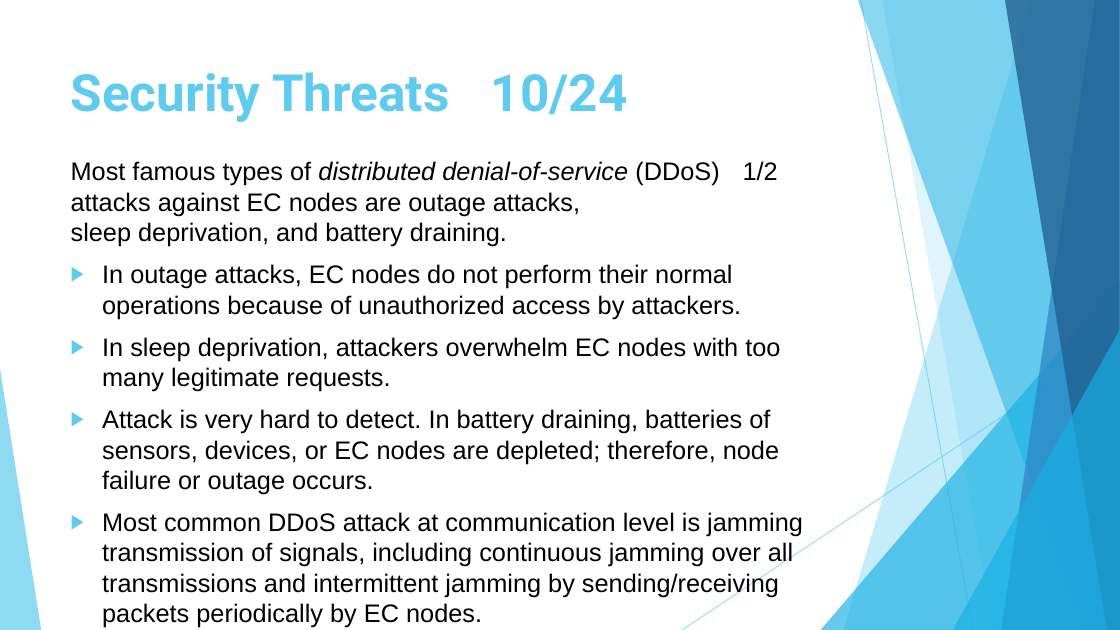
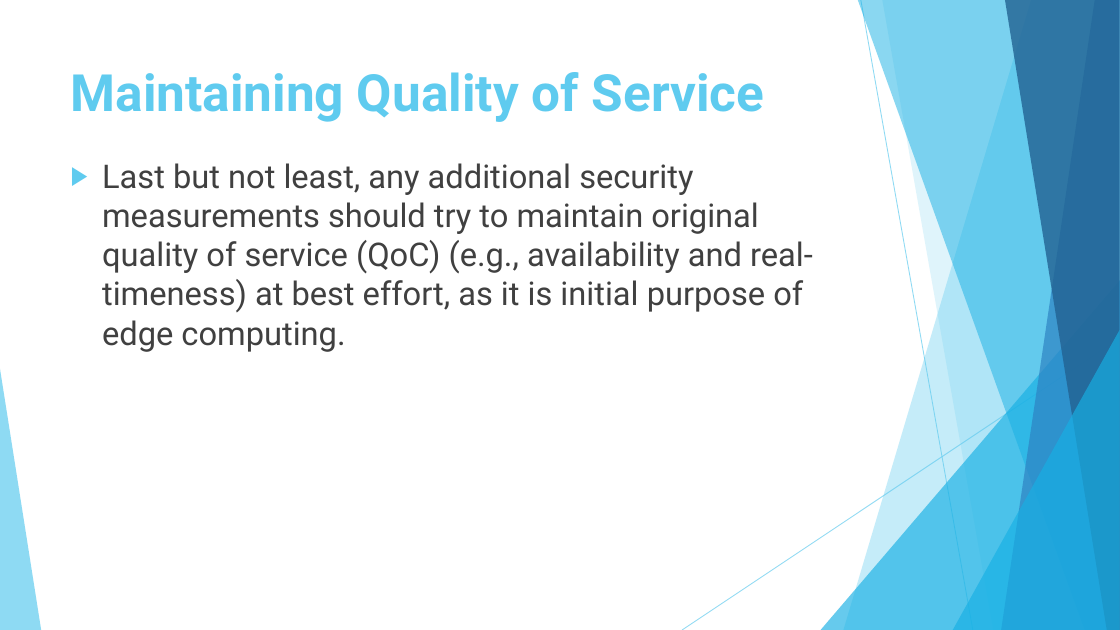
Before and after one commit to s2n-cnit/phd-stiet-cyber-security-approaches-cloud-edge-environments, a slide deck: slide 16 of slides/slides-4.pptx (slide 13 before the commit). Drawn at 1120x630 pixels with LibreOffice and Linux fonts; fonts in the diff are those of the drawing; background and template pictures are left out. Boxes give left, top, right and bottom in pixels: in the first picture for what was removed or moved away, otherwise in the second. Text is boxed around its words. In the diff, an @@ line names an element or a change of style, - is before the commit and + after.

```diff
--- a/slides/slides-4.pptx
+++ b/slides/slides-4.pptx
@@ title at [71, 72, 764, 122]: text changed @@
-Security Threats 10/24
+Maintaining Quality of Service
@@ text at [102, 163, 813, 352]: text changed; size 21.7 to 28 pt; font Arial to Roboto; text colour #000000 to #404040 @@
-Most famous types of distributed denial-of-service (DDoS) 1/2
-attacks against EC nodes are outage attacks,
-sleep deprivation, and battery draining.
-▶ In outage attacks, EC nodes do not perform their normal operations because of unauthorized access by attackers.
-▶ In sleep deprivation, attackers overwhelm EC nodes with too many legitimate requests.
-▶ Attack is very hard to detect. In battery draining, batteries of sensors, devices, or EC nodes are depleted; therefore, node failure or outage occurs.
-▶ Most common DDoS attack at communication level is jamming transmission of signals, including continuous jamming over all transmissions and intermittent jamming by sending/receiving packets periodically by EC nodes.
+▶ Last but not least, any additional security measurements should try to maintain original quality of service (QoC) (e.g., availability and real-timeness) at best effort, as it is initial purpose of edge computing.
```
Also in this commit, not shown: 34 other slides changed, 93 slides added, 10 slides removed, 12 other files.
